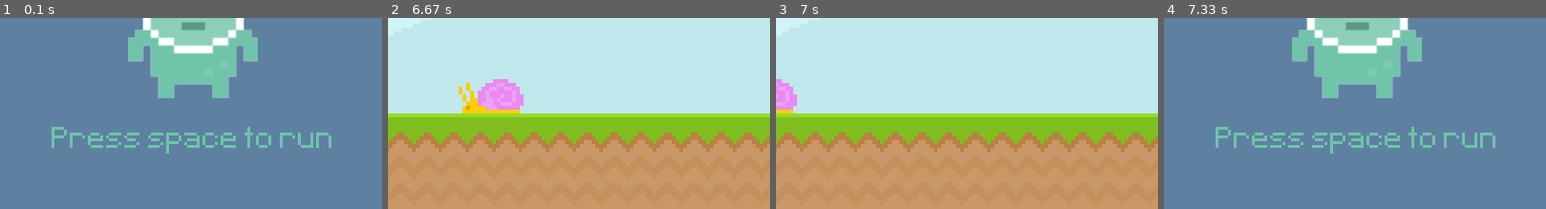
Above: before the commit, frames 1-4 (left to right).
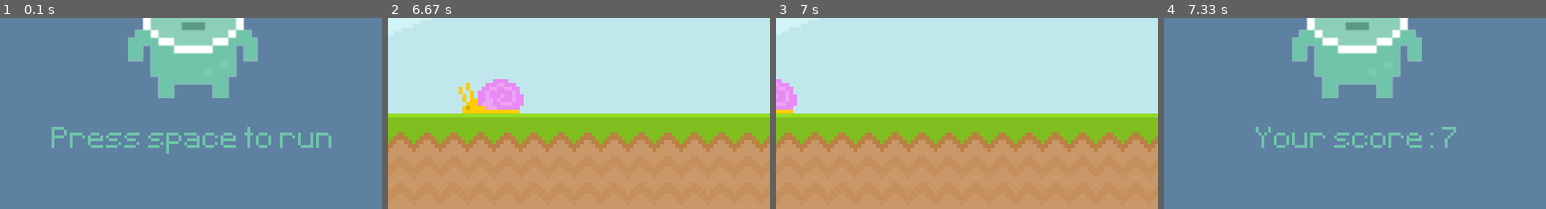
Above: after the commit, the same moments.

Repository: juliettetripier/Pygame-Practice-1
Game: pygame game, started from code/main.py
Same seed, same stepped clock (60 frames per second), same inputs: the game is played once before the commit and once after it.
Inputs (mouse positions are % of the whole screen's width and height, from its top left):
- Up to frame 1 (0.1 s): no input
- Up to frame 2 (6.67 s): tap Space at 0.33, 2.17, 3.83, 4.23, 4.53, 5.07, 5.37, 6.13 s; click (10, 64) at 0.72 s; click (19, 35) at 1.05 s; click (10, 64) at 1.38 s; click (36, 29) at 3.05 s
- Up to frame 3 (7 s): click (34, 18) at 6.88 s
- Up to frame 4 (7.33 s): no input
The pictures show only the part of the screen within x 25-75%, y 50-100%; the shares and areas given below are measured in that part.

Frames 1-3 are identical in both runs. In frame 4, 2.6% of the frame differs, in the area x 13-87%, y 57-71%.

Commit message:
Updated game over screen to show score after each round

Diff:
--- a/code/main.py
+++ b/code/main.py
@@ -3,6 +3,7 @@
 
 class Game:
     def display_score(self):
+        '''Calculate the current time, draw it onto the screen, and return it.'''
         current_time = int(pygame.time.get_ticks() / 1000) - self.start_time
         score_surface = self.test_font.render(f'Score: {current_time}',False,(64,64,64))
         score_rect = score_surface.get_rect(center = (400, 50))
@@ -26,6 +27,7 @@
         self.game_active = False
 
         self.start_time = 0
+        self.score = 0
 
         self.sky_surface = pygame.image.load('../graphics/Sky.png').convert()
         self.ground_surface = pygame.image.load('../graphics/ground.png').convert()
@@ -83,7 +85,7 @@
                 self.screen.blit(self.ground_surface, (0, 300))
 
                 # Score
-                self.display_score()
+                self.score = self.display_score()
 
                 # Snail
                 self.snail_rect.x -= 6
@@ -106,7 +108,14 @@
                 self.screen.fill((94, 129, 162))
                 self.screen.blit(self.player_stand, self.player_stand_rect)
                 self.screen.blit(self.game_name, self.game_name_rect)
-                self.screen.blit(self.game_message, self.game_message_rect)
+                score_message = self.test_font.render(f'Your score: {self.score}', False, (111,196,169))
+                score_message_rect = score_message.get_rect(center = (400,330))
+
+                if self.score == 0:
+                    self.screen.blit(self.game_message, self.game_message_rect)
+                else:
+                    self.screen.blit(score_message, score_message_rect)
+
 
             #update the display surface so anything drawn inside the while loop is displayed
             pygame.display.update()
